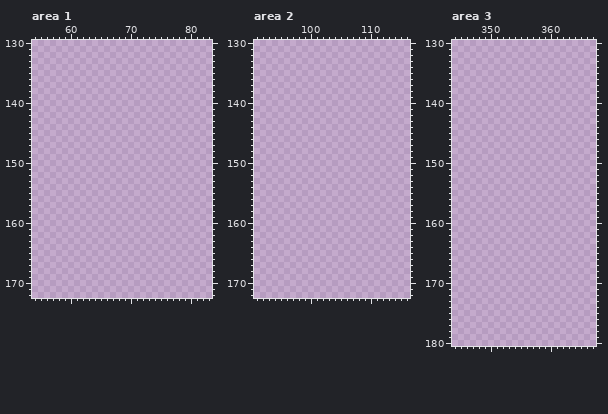
Pixel-art file -- graphics/source/deco_workshop.aseprite. Above is the file before it was changed.
512x256 pixels, 1 frame. Shown: area 1: x 54..83, y 130..172; area 2: x 91..116, y 130..172; area 3: x 344..367, y 130..180. The old version is drawn lined up with the new one, on the new canvas. The commit also changed other parts of the picture, which this record leaves out.
The same view after the edit:
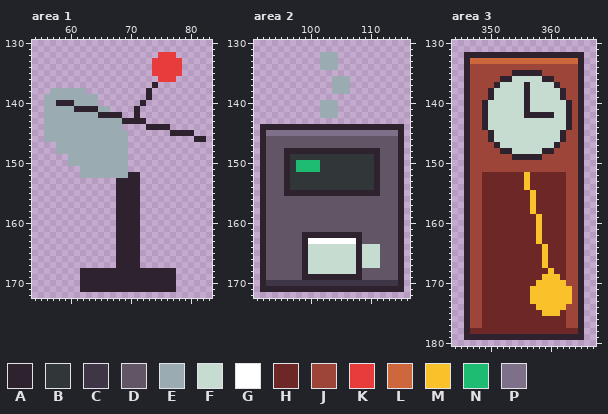
Palette (. is transparent): A #2e222f  B #313638  C #3e3546  D #625565  E #9babb2  F #c7dcd0  G #ffffff  H #6e2727  J #9e4539  K #e83b3b  L #cd683d  M #f9c22b  N #1ebc73  P #7f708a
Changes in this commit:
canvas 512x256 -> 512x448
Changed rows in their new state; - is an unchanged pixel.
Area 1:
first column x 56:
132 -------------------KKK-----
133 ------------------KKKKK----
134 ------------------KKKKK----
135 ------------------KKKKK----
136 -------------------KKK-----
137 ------------------A--------
138 -EEEEEE----------A---------
139 EEEEEEEEE--------A---------
140 EEAAAEEEE-------A----------
141 EEEEEAAAAEE----A-----------
142 EEEEEEEEEAAAA--A-----------
143 EEEEEEEEEEEEEAAAA----------
144 EEEEEEEEEEEEE----AAAA------
145 EEEEEEEEEEEEEE-------AAAA--
146 EEEEEEEEEEEEEE-----------AA
147 --EEEEEEEEEEEE-------------
148 --EEEEEEEEEEEE-------------
149 ----EEEEEEEEEE-------------
150 ----EEEEEEEEEE-------------
151 ------EEEEEEEE-------------
152 ------EEEEEEEEAA-----------
153 ------------AAAA-----------
154 ------------AAAA-----------
155 ------------AAAA-----------
156 ------------AAAA-----------
157 ------------AAAA-----------
158 ------------AAAA-----------
159 ------------AAAA-----------
160 ------------AAAA-----------
161 ------------AAAA-----------
162 ------------AAAA-----------
163 ------------AAAA-----------
164 ------------AAAA-----------
165 ------------AAAA-----------
166 ------------AAAA-----------
167 ------------AAAA-----------
168 ------AAAAAAAAAAAAAAAA-----
169 ------AAAAAAAAAAAAAAAA-----
170 ------AAAAAAAAAAAAAAAA-----
171 ------AAAAAAAAAAAAAAAA-----
Area 2:
first column x 92:
132 ----------EEE-----------
133 ----------EEE-----------
134 ----------EEE-----------
136 ------------EEE---------
137 ------------EEE---------
138 ------------EEE---------
140 ----------EEE-----------
141 ----------EEE-----------
142 ----------EEE-----------
144 AAAAAAAAAAAAAAAAAAAAAAAA
145 APPPPPPPPPPPPPPPPPPPPPPA
146 ADDDDDDDDDDDDDDDDDDDDDDA
147 ADDDDDDDDDDDDDDDDDDDDDDA
148 ADDDAAAAAAAAAAAAAAAADDDA
149 ADDDABBBBBBBBBBBBBBADDDA
150 ADDDABNNNNBBBBBBBBBADDDA
151 ADDDABNNNNBBBBBBBBBADDDA
152 ADDDABBBBBBBBBBBBBBADDDA
153 ADDDABBBBBBBBBBBBBBADDDA
154 ADDDABBBBBBBBBBBBBBADDDA
155 ADDDAAAAAAAAAAAAAAAADDDA
156 ADDDDDDDDDDDDDDDDDDDDDDA
157 ADDDDDDDDDDDDDDDDDDDDDDA
158 ADDDDDDDDDDDDDDDDDDDDDDA
159 ADDDDDDDDDDDDDDDDDDDDDDA
160 ADDDDDDDDDDDDDDDDDDDDDDA
161 ADDDDDDDDDDDDDDDDDDDDDDA
162 ADDDDDDAAAAAAAAAADDDDDDA
163 ADDDDDDAGGGGGGGGADDDDDDA
164 ADDDDDDAFFFFFFFFAFFFDDDA
165 ADDDDDDAFFFFFFFFAFFFDDDA
166 ADDDDDDAFFFFFFFFAFFFDDDA
167 ADDDDDDAFFFFFFFFAFFFDDDA
168 ADDDDDDAFFFFFFFFADDDDDDA
169 ADDDDDDAAAAAAAAAADDDDDDA
170 ACCCCCCCCCCCCCCCCCCCCCCA
171 AAAAAAAAAAAAAAAAAAAAAAAA
Area 3:
first column x 346:
132 AAAAAAAAAAAAAAAAAAAA
133 ALLLLLLLLLLLLLLLLLLA
134 AJJJJJJJJJJJJJJJJJJA
135 AJJJJJJJAAAAAJJJJJJA
136 AJJJJJAAFFFFFAAJJJJA
137 AJJJJAFFFFAFFFFAJJJA
138 AJJJAFFFFFAFFFFFAJJA
139 AJJJAFFFFFAFFFFFAJJA
140 AJJAFFFFFFAFFFFFFAJA
141 AJJAFFFFFFAFFFFFFAJA
142 AJJAFFFFFFAAAAAFFAJA
143 AJJAFFFFFFFFFFFFFAJA
144 AJJAFFFFFFFFFFFFFAJA
145 AJJJAFFFFFFFFFFFAJJA
146 AJJJAFFFFFFFFFFFAJJA
147 AJJJJAFFFFFFFFFAJJJA
148 AJJJJJAAFFFFFAAJJJJA
149 AJJJJJJJAAAAAJJJJJJA
150 AJJJJJJJJJJJJJJJJJJA
151 AJJJJJJJJJJJJJJJJJJA
152 AJJHHHHHHHMHHHHHHJJA
153 AJJHHHHHHHMHHHHHHJJA
154 AJJHHHHHHHMHHHHHHJJA
155 AJJHHHHHHHHMHHHHHJJA
156 AJJHHHHHHHHMHHHHHJJA
157 AJJHHHHHHHHMHHHHHJJA
158 AJJHHHHHHHHMHHHHHJJA
159 AJJHHHHHHHHHMHHHHJJA
160 AJJHHHHHHHHHMHHHHJJA
161 AJJHHHHHHHHHMHHHHJJA
162 AJJHHHHHHHHHMHHHHJJA
163 AJJHHHHHHHHHMHHHHJJA
164 AJJHHHHHHHHHHMHHHJJA
165 AJJHHHHHHHHHHMHHHJJA
166 AJJHHHHHHHHHHMHHHJJA
167 AJJHHHHHHHHHHMHHHJJA
168 AJJHHHHHHHHHHHMHHJJA
169 AJJHHHHHHHHHHMMMHJJA
170 AJJHHHHHHHHHMMMMMJJA
171 AJJHHHHHHHHMMMMMMMJA
172 AJJHHHHHHHHMMMMMMMJA
173 AJJHHHHHHHHMMMMMMMJA
174 AJJHHHHHHHHHMMMMMJJA
175 AJJHHHHHHHHHHMMMHJJA
176 AJJHHHHHHHHHHHHHHJJA
177 AJJHHHHHHHHHHHHHHJJA
178 AHHHHHHHHHHHHHHHHHHA
179 AAAAAAAAAAAAAAAAAAAA
Pixel boxes of the changes (left, top, right, bottom) in both pictures:
added: (44, 52, 206, 292)
added: (260, 52, 404, 292)
added: (464, 52, 584, 340)
